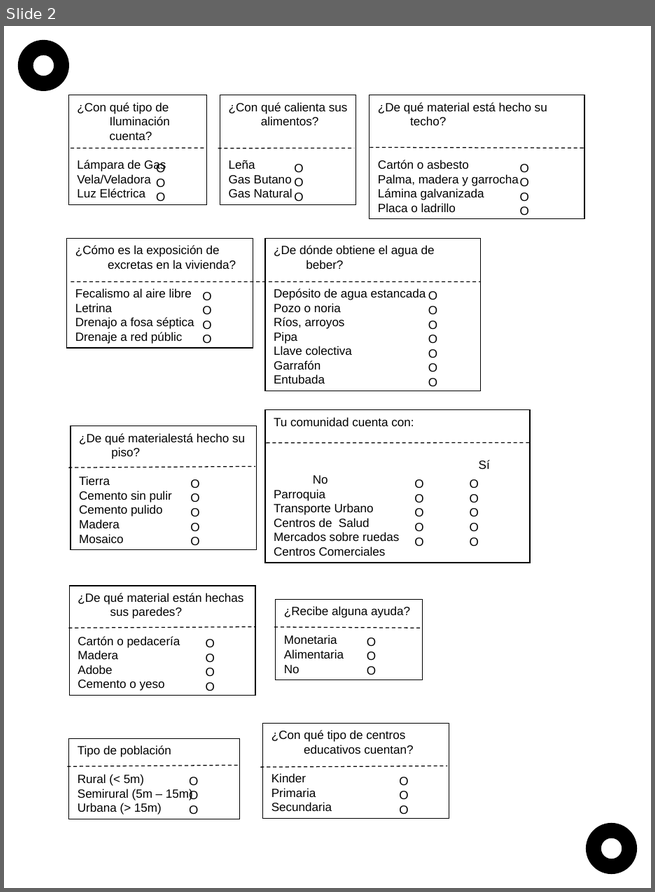
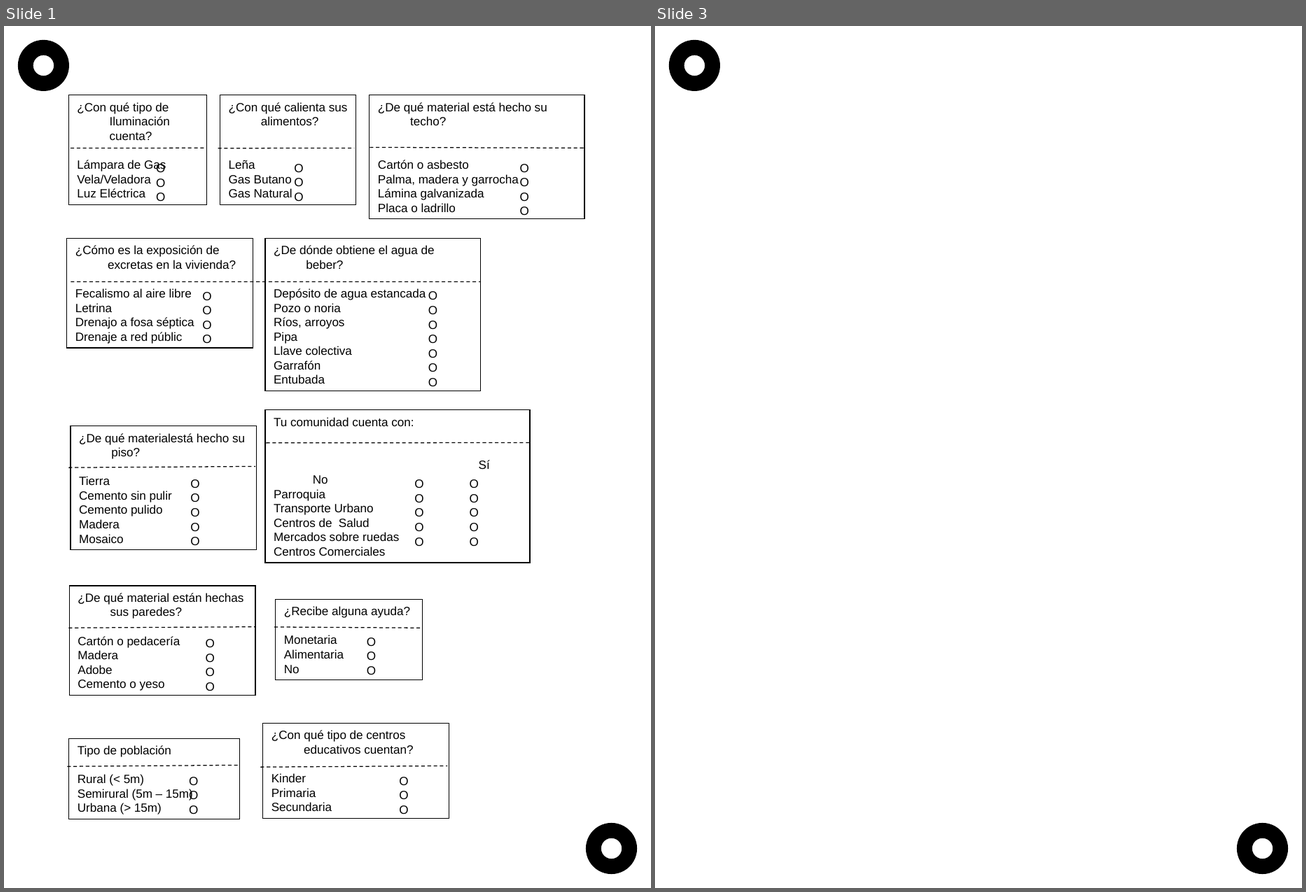
Before and after one commit to ferrufino/OpticalMarkRecognition, a slide deck: thane.ppt. Shown side by side, each under a label of ours: slide 2 before the commit, slides 1 and 3 after it; the slides between them are not shown. The pictures are 655x892 and 1306x892 pixels, drawn with LibreOffice and Linux fonts; fonts in the diff are those of the drawing. Boxes give left, top, right and bottom in pixels: in the first picture for what was removed or moved away, otherwise in the second. Text is boxed around its words. In the diff, an @@ line names an element or a change of style, - is before the commit and + after.

```diff
--- a/thane.ppt
+++ b/thane.ppt
@@ slide 3 added at (655,26,1302,888), background #FFFFFF @@
@@ ellipse added at (670,41,719,90), fill #000000, outline #000000 0.74 pt @@
@@ ellipse added at (684,55,705,76), fill #FFFFFF, outline #000000 0.74 pt @@
@@ ellipse added at (1237,824,1287,874), fill #000000, outline #000000 0.74 pt @@
@@ ellipse added at (1252,839,1273,860), fill #FFFFFF, outline #000000 0.74 pt @@
@@ what was slide 2 is now slide 1 @@
```
Also in this commit, not shown: 1 slide changed, 30 other files.
